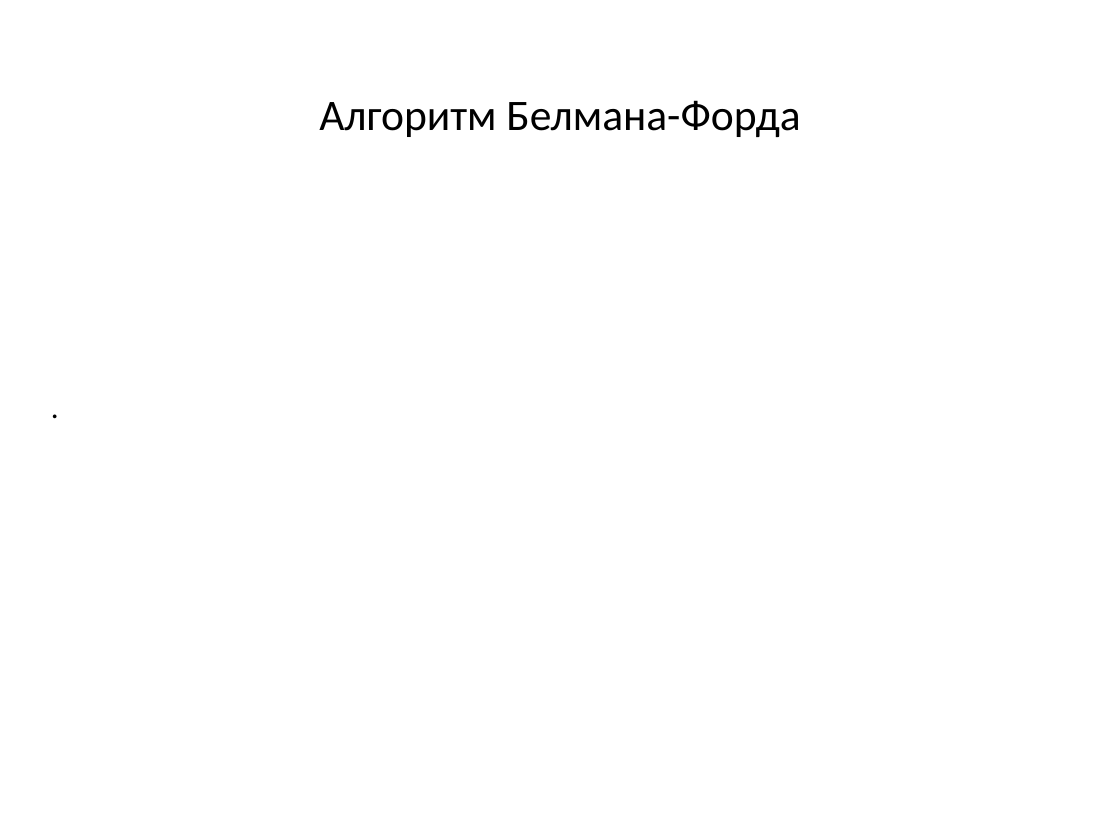
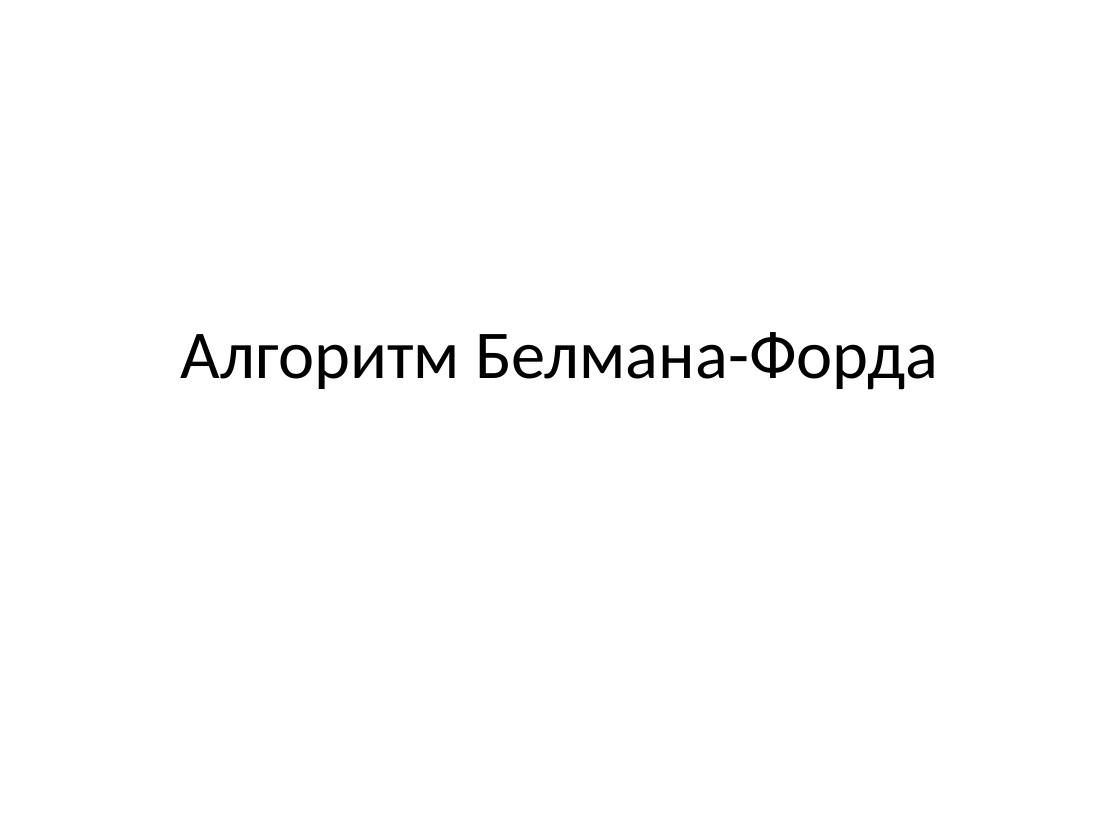
Before and after one commit to SteinbergOB/ANG, a slide deck: slide 22 of Презентации/Лекция 3.pptx (slide 24 before the commit). Drawn at 1120x840 pixels with LibreOffice and Linux fonts; fonts in the diff are those of the drawing. Boxes give left, top, right and bottom in pixels: in the first picture for what was removed or moved away, otherwise in the second. Text is boxed around its words. In the diff, an @@ line names an element or a change of style, - is before the commit and + after.

```diff
--- a/Презентации/Лекция 3.pptx
+++ b/Презентации/Лекция 3.pptx
@@ text removed at box(39, 261, 1071, 587) @@
-.
@@ title "Алгоритм Белмана-Форда": place and size @@
-title "Алгоритм Белмана-Форда" at box(319, 100, 800, 137)
+title "Алгоритм Белмана-Форда" at box(181, 332, 938, 390)
@@ title "Алгоритм Белмана-Форда" at box(181, 332, 938, 390): size 28 to 44 pt; indent changed @@
```
Also in this commit, not shown: 1 other slide changed, 40 slides added, 1 slide removed.
